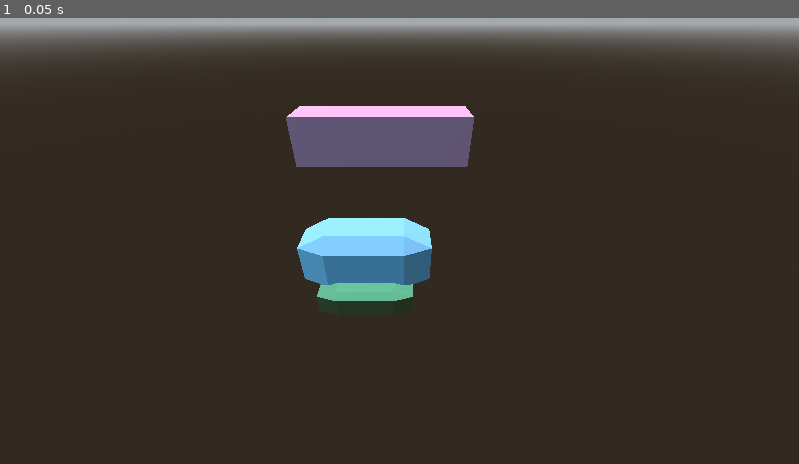
Above: before the commit, frame 1.
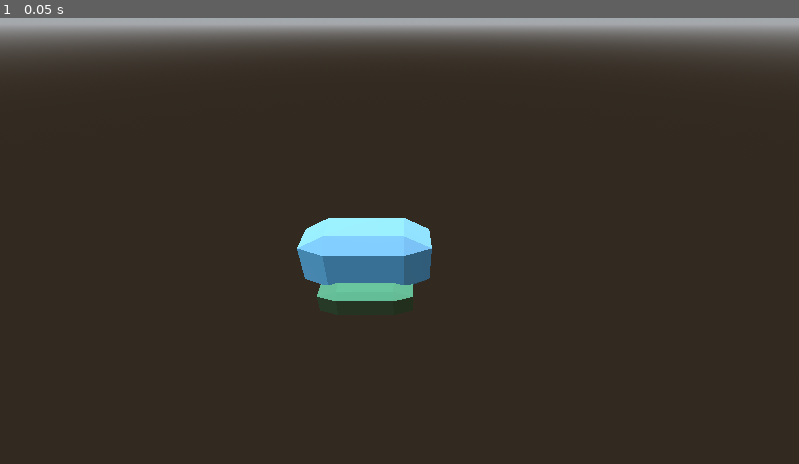
Above: after the commit, the same moment.

Repository: AidanNC/Tanks
Game: Godot game, scene res://scenes/main3D.tscn
Same seed, same stepped clock (60 frames per second), same inputs: the game is played once before the commit and once after it.
Inputs:
- Up to frame 1 (0.05 s): no input

The runs differ from the first frame. In frame 1, 3.1% of the frame differs, in the area x 35-60%, y 19-34%.

Commit message:
remove wall script

Diff:
--- a/wiitanks/scenes/wall_3d.tscn
+++ b/wiitanks/scenes/wall_3d.tscn
@@ -1,7 +1,6 @@
 [gd_scene load_steps=4 format=3 uid="uid://dikyv7ml0dwse"]
 
 [ext_resource type="PackedScene" uid="uid://c5dnwncud6unm" path="res://assets/test wall.glb" id="1_n4jxd"]
-[ext_resource type="Script" uid="uid://t60abv62l25s" path="res://scripts/wall_3d.gd" id="1_xb7bq"]
 
 [sub_resource type="BoxShape3D" id="BoxShape3D_n4jxd"]
 margin = 0.0
--- a/wiitanks/scripts/tank_3d.gd
+++ b/wiitanks/scripts/tank_3d.gd
@@ -11,8 +11,6 @@
 		velocity.x = cos(player_direction) * speed
 		velocity.z = sin(player_direction) * speed
 
-		# rotation = Vector3(0, player_direction, 0)
-
 		move_and_slide()
 
 
